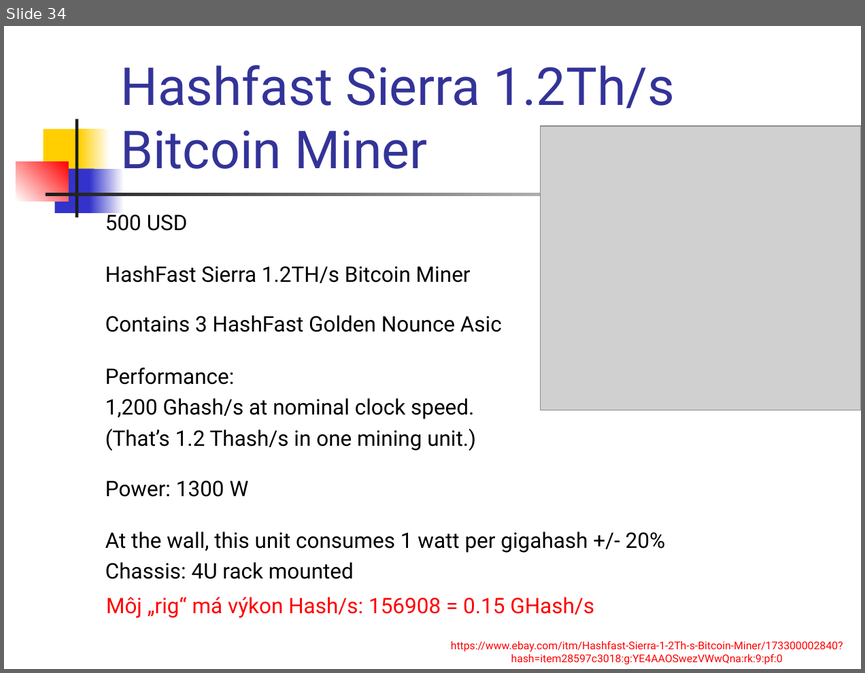
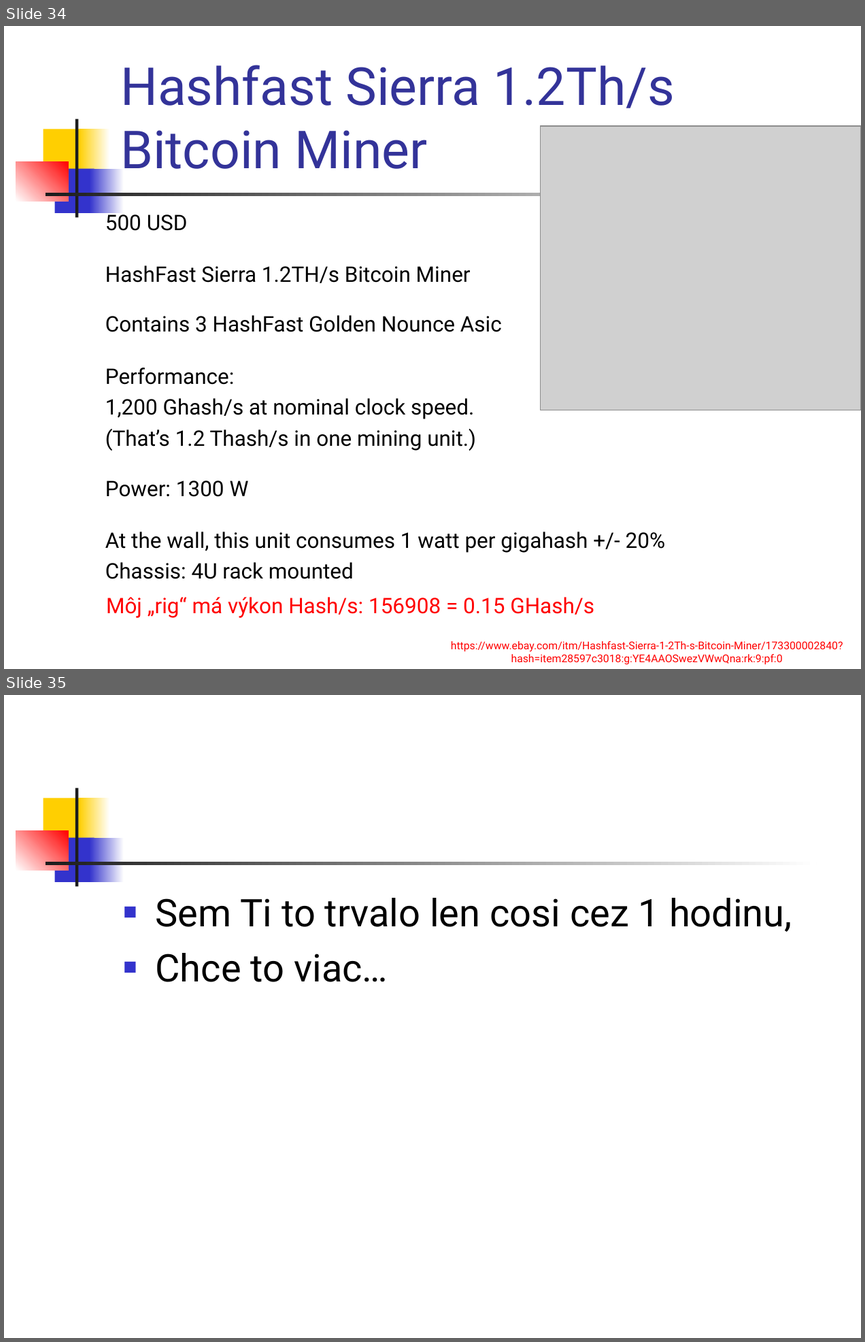
Before and after one commit to paradigmy/Prednasky, a slide deck: 05/go4.ppt. Shown one above the other, each under a label of ours: slide 34 before the commit, slides 34 and 35 after it. The pictures are 865x673 and 865x1342 pixels, drawn with LibreOffice and Linux fonts; fonts in the diff are those of the drawing; grey boxes stand for pictures. Boxes give left, top, right and bottom in pixels: in the first picture for what was removed or moved away, otherwise in the second. Text is boxed around its words. In the diff, an @@ line names an element or a change of style, - is before the commit and + after.

```diff
--- a/05/go4.ppt
+++ b/05/go4.ppt
@@ slide 35 added at bbox=[4, 695, 861, 1338], background #FFFFFF; not listed: 7 template elements that a slide beside it also shows @@
@@ text added at bbox=[156, 898, 792, 982], 32 pt, text #000000 @@
+■ Sem Ti to trvalo len cosi cez 1 hodinu,
+■ Chce to viac…
```
Also in this commit, not shown: 2 other files.
